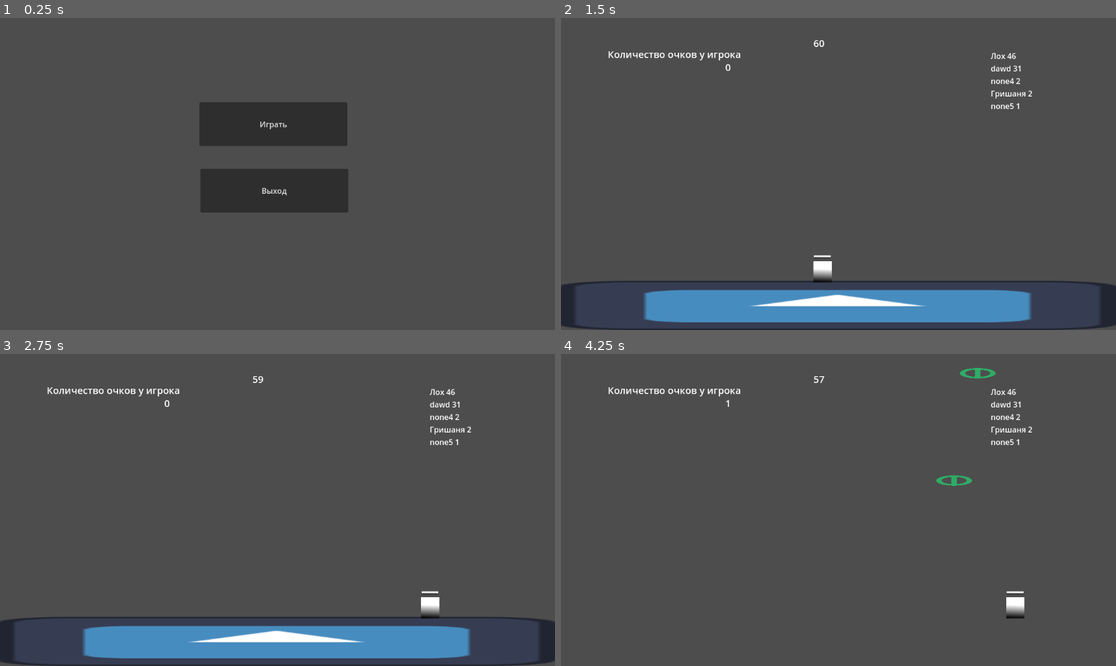
Above: before the commit, frames 1-4 (two rows, left to right).
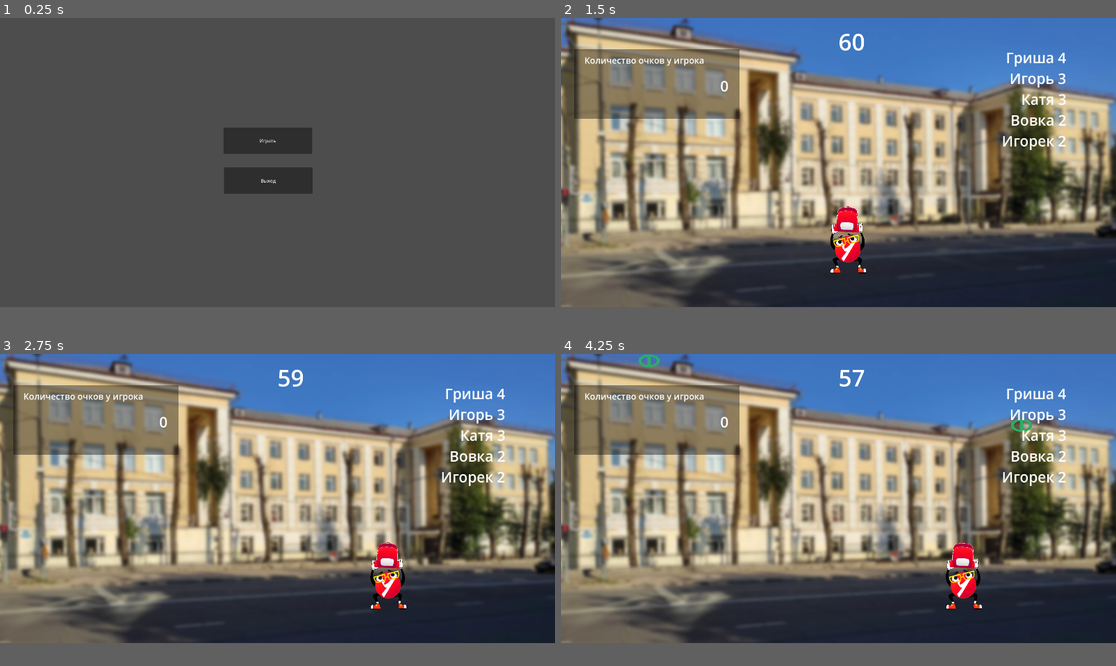
Above: after the commit, the same moments.

Repository: Grishanya030/Maslenitsa
Game: Godot game, scene res://mainMenu/menu.tscn
Two runs of this game, one before a commit and one after it. Both use one fixed random seed, a clock stepped at 60 frames per second and the inputs below. The engine's default icon, where the game draws it, is replaced by a stand-in: a white triangle on a blue panel in a dark square.
Inputs:
- Up to frame 1 (0.25 s): no input
- Up to frame 2 (1.5 s): click "Играть" at 0.5 s; click "Продолжить" at 1.25 s
- Up to frame 3 (2.75 s): tap Enter (ui_accept) at 2, 2.27 s; hold D (right) from 2.03 s (still down)
- Up to frame 4 (4.25 s): tap Enter (ui_accept) at 3.02 s; release D (right) at 3.53 s; hold A (left) from 3.53 s (still down)
In our replay, the window is 799x449 before the commit and 799x416 after it. These sizes can differ from the game's own. Grey fills any space a smaller window leaves; there, only what the larger window draws over its background counts as a difference.

The runs differ from the first frame. In frame 1, 5.7% of the frame differs, in the area x 35-63%, y 26-63%; in frame 2, 89%; in frame 3, 89%, in the area x 0-100%, y 0-100%; in frame 4, 85%.

Commit message:
Чзх оно доделано?

Diff:
--- a/Game/blin.tscn
+++ b/Game/blin.tscn
@@ -15,6 +15,6 @@
 shape = SubResource("RectangleShape2D_tsm3f")
 
 [node name="Sprite2D" type="Sprite2D" parent="CharacterBody2D/CollisionShape2D"]
-position = Vector2(-4.17233e-06, -9.53674e-07)
-scale = Vector2(0.104, 0.03)
+position = Vector2(-4.17233e-06, -16)
+scale = Vector2(0.104, 0.062)
 texture = ExtResource("1_cpl2d")
--- a/Game/game.gd
+++ b/Game/game.gd
@@ -20,7 +20,7 @@
 
 func blin_spawn():
 	var blin = blin_pre.instantiate()
-	blin.position= Vector2(randi_range(100,1100), -500)
+	blin.position= Vector2(randi_range(100,1800), -500)
 	$Blins.add_child(blin)
 	pass
 
--- a/Game/game.tscn
+++ b/Game/game.tscn
@@ -1,32 +1,29 @@
-[gd_scene load_steps=5 format=3 uid="uid://bly424r1gow3v"]
+[gd_scene load_steps=6 format=3 uid="uid://bly424r1gow3v"]
 
 [ext_resource type="Script" path="res://Game/game.gd" id="1_q37rp"]
-[ext_resource type="Texture2D" uid="uid://mru0mip6bpsh" path="res://icon.svg" id="1_sxs58"]
+[ext_resource type="Texture2D" uid="uid://dsx35xyrckbgn" path="res://Game/XXXL копия.png" id="2_60hb6"]
 [ext_resource type="PackedScene" uid="uid://dr6jrpcih1syt" path="res://Game/main_hero.tscn" id="2_onqwi"]
 
-[sub_resource type="RectangleShape2D" id="RectangleShape2D_eax3r"]
-size = Vector2(104, 130)
+[sub_resource type="Gradient" id="Gradient_oadjd"]
+colors = PackedColorArray(0, 0, 0, 0.392157, 0, 0, 0, 0.392157)
+
+[sub_resource type="GradientTexture1D" id="GradientTexture1D_dqueu"]
+gradient = SubResource("Gradient_oadjd")
 
 [node name="game" type="Node2D"]
 script = ExtResource("1_q37rp")
 
 [node name="Floor" type="StaticBody2D" parent="."]
 
-[node name="CollisionShape2D2" type="CollisionShape2D" parent="Floor"]
-position = Vector2(-57, 496)
-shape = SubResource("RectangleShape2D_eax3r")
-
-[node name="CollisionShape2D3" type="CollisionShape2D" parent="Floor"]
-position = Vector2(1208, 500)
-shape = SubResource("RectangleShape2D_eax3r")
-
 [node name="Sprite2D" type="Sprite2D" parent="Floor"]
-position = Vector2(574, 597)
-scale = Vector2(9.07813, 0.796875)
-texture = ExtResource("1_sxs58")
+z_index = -1
+position = Vector2(975, 428)
+scale = Vector2(1.55586, 1.50996)
+texture = ExtResource("2_60hb6")
 
 [node name="MainHero" parent="." instance=ExtResource("2_onqwi")]
-position = Vector2(543, 530)
+position = Vector2(990, 887)
+scale = Vector2(4, 4)
 
 [node name="Blins" type="Node" parent="."]
 
@@ -36,48 +33,61 @@
 
 [node name="Texts" type="Node" parent="."]
 
-[node name="points" type="Label" parent="Texts"]
-offset_left = 341.0
-offset_top = 88.0
-offset_right = 397.0
-offset_bottom = 116.0
-theme_override_font_sizes/font_size = 20
-text = "0"
-
-[node name="text2" type="Label" parent="Texts"]
-offset_left = 97.0
-offset_top = 61.0
-offset_right = 392.0
-offset_bottom = 89.0
-theme_override_font_sizes/font_size = 20
+[node name="Очки у игрока" type="Label" parent="Texts"]
+z_index = 1
+offset_left = 81.0
+offset_top = 125.0
+offset_right = 666.0
+offset_bottom = 235.0
+theme_override_font_sizes/font_size = 30
 text = "Количество очков у игрока
 "
 
+[node name="points" type="Label" parent="Texts"]
+z_index = 1
+offset_left = 551.0
+offset_top = 200.0
+offset_right = 607.0
+offset_bottom = 310.0
+theme_override_font_sizes/font_size = 50
+text = "0"
+
 [node name="text" type="Label" parent="Texts"]
-offset_left = 97.0
-offset_top = 90.0
-offset_right = 311.0
-offset_bottom = 118.0
-theme_override_font_sizes/font_size = 20
+z_index = 1
+offset_left = 93.0
+offset_top = 200.0
+offset_right = 350.0
+offset_bottom = 310.0
+theme_override_font_sizes/font_size = 50
 text = "."
 
 [node name="Leaders" type="Label" parent="Texts"]
-offset_left = 892.0
-offset_top = 67.0
-offset_right = 1100.0
-offset_bottom = 90.0
+z_index = 1
+offset_left = 1525.0
+offset_top = 102.0
+offset_right = 1733.0
+offset_bottom = 212.0
+theme_override_font_sizes/font_size = 50
+horizontal_alignment = 2
 
 [node name="Time" type="Label" parent="Texts"]
-offset_left = 524.0
-offset_top = 38.0
-offset_right = 556.0
-offset_bottom = 86.0
-theme_override_font_sizes/font_size = 20
+z_index = 1
+offset_left = 960.0
+offset_top = 26.0
+offset_right = 992.0
+offset_bottom = 74.0
+theme_override_font_sizes/font_size = 80
 text = "60"
+horizontal_alignment = 1
 
 [node name="GameEnd" type="Timer" parent="."]
 wait_time = 60.0
 autostart = true
 
+[node name="Sprite2D" type="Sprite2D" parent="."]
+position = Vector2(331.125, 228)
+scale = Vector2(2.2334, 240.75)
+texture = SubResource("GradientTexture1D_dqueu")
+
 [connection signal="timeout" from="Blins/BlinTimer" to="." method="_on_blin_timer_timeout"]
 [connection signal="timeout" from="GameEnd" to="." method="_on_game_end_timeout"]
--- a/Game/main_hero.tscn
+++ b/Game/main_hero.tscn
@@ -1,6 +1,7 @@
-[gd_scene load_steps=5 format=3 uid="uid://dr6jrpcih1syt"]
+[gd_scene load_steps=6 format=3 uid="uid://dr6jrpcih1syt"]
 
 [ext_resource type="Script" path="res://Game/MainHeroBody2D.gd" id="1_d3n7m"]
+[ext_resource type="Texture2D" uid="uid://842xa7w1m1cc" path="res://Game/uch.png" id="2_dk4lt"]
 
 [sub_resource type="RectangleShape2D" id="RectangleShape2D_tt7u3"]
 size = Vector2(38, 8.5)
@@ -24,11 +25,12 @@
 shape = SubResource("RectangleShape2D_tt7u3")
 
 [node name="MainHeroSprite2D" type="Sprite2D" parent="MainHeroBody2D/Area2D/CollisionShape2D"]
+visible = false
 position = Vector2(-0.499998, 0.5)
 scale = Vector2(0.546875, 0.0976563)
 texture = SubResource("GradientTexture2D_5gfve")
 
-[node name="MainHeroSprite2D" type="Sprite2D" parent="MainHeroBody2D"]
-position = Vector2(3.8147e-06, -3)
-scale = Vector2(0.59375, 0.6875)
-texture = SubResource("GradientTexture2D_5gfve")
+[node name="Sprite2D" type="Sprite2D" parent="MainHeroBody2D"]
+position = Vector2(1, -30)
+scale = Vector2(0.0703125, 0.0703125)
+texture = ExtResource("2_dk4lt")
--- a/mainMenu/finish.tscn
+++ b/mainMenu/finish.tscn
@@ -6,40 +6,40 @@
 script = ExtResource("1_h374q")
 
 [node name="Label" type="Label" parent="."]
-offset_left = 394.0
-offset_top = 188.0
-offset_right = 569.0
-offset_bottom = 218.0
+offset_left = 803.0
+offset_top = 391.0
+offset_right = 978.0
+offset_bottom = 421.0
 theme_override_font_sizes/font_size = 20
 text = "Спасибо за игру,"
 
 [node name="name" type="Label" parent="."]
-offset_left = 568.0
-offset_top = 189.0
-offset_right = 660.0
-offset_bottom = 217.0
+offset_left = 977.0
+offset_top = 392.0
+offset_right = 1069.0
+offset_bottom = 420.0
 theme_override_font_sizes/font_size = 20
 text = "Гришаня"
 
 [node name="Finish" type="Button" parent="."]
-offset_left = 374.0
-offset_top = 236.0
-offset_right = 688.0
-offset_bottom = 286.0
+offset_left = 783.0
+offset_top = 439.0
+offset_right = 1097.0
+offset_bottom = 489.0
 text = "Заново"
 
 [node name="Очки" type="Label" parent="."]
-offset_left = 545.0
-offset_top = 305.0
-offset_right = 585.0
-offset_bottom = 328.0
+offset_left = 954.0
+offset_top = 508.0
+offset_right = 994.0
+offset_bottom = 531.0
 text = "20"
 
 [node name="Label2" type="Label" parent="."]
-offset_left = 414.0
-offset_top = 301.0
-offset_right = 633.0
-offset_bottom = 329.0
+offset_left = 823.0
+offset_top = 504.0
+offset_right = 1042.0
+offset_bottom = 532.0
 theme_override_font_sizes/font_size = 20
 text = "Вы набрали       очков"
 
--- a/mainMenu/menu.tscn
+++ b/mainMenu/menu.tscn
@@ -6,17 +6,17 @@
 script = ExtResource("1_xmtmo")
 
 [node name="start" type="Button" parent="."]
-offset_left = 414.0
-offset_top = 175.0
-offset_right = 721.0
-offset_bottom = 266.0
+offset_left = 773.0
+offset_top = 379.0
+offset_right = 1080.0
+offset_bottom = 470.0
 text = "Играть"
 
 [node name="exit" type="Button" parent="."]
-offset_left = 416.0
-offset_top = 313.0
-offset_right = 723.0
-offset_bottom = 404.0
+offset_left = 775.0
+offset_top = 517.0
+offset_right = 1082.0
+offset_bottom = 608.0
 text = "Выход"
 
 [connection signal="pressed" from="start" to="." method="_on_start_pressed"]
--- a/mainMenu/name.tscn
+++ b/mainMenu/name.tscn
@@ -3,6 +3,7 @@
 [ext_resource type="Script" path="res://mainMenu/name.gd" id="1_ou53i"]
 
 [node name="Name" type="Node2D"]
+position = Vector2(528, 211)
 script = ExtResource("1_ou53i")
 
 [node name="TextEdit" type="TextEdit" parent="."]
@@ -10,6 +11,7 @@
 offset_top = 186.0
 offset_right = 600.0
 offset_bottom = 244.0
+metadata/_edit_use_anchors_ = true
 
 [node name="Label" type="Label" parent="."]
 offset_left = 258.0
@@ -18,6 +20,7 @@
 offset_bottom = 182.0
 text = "Введите имя:"
 horizontal_alignment = 1
+metadata/_edit_use_anchors_ = true
 
 [node name="Button" type="Button" parent="."]
 offset_left = 253.0
@@ -25,5 +28,6 @@
 offset_right = 599.0
 offset_bottom = 307.0
 text = "Продолжить"
+metadata/_edit_use_anchors_ = true
 
 [connection signal="pressed" from="Button" to="." method="_on_button_pressed"]
--- a/project.godot
+++ b/project.godot
@@ -19,6 +19,11 @@
 
 Global="*res://global.gd"
 
+[display]
+
+window/size/viewport_width=1920
+window/size/viewport_height=1000
+
 [input]
 
 left={
Binary file added: Game/XXXL копия.png
Not shown, added: Game/XXXL копия.png.import
Not shown, changed: Game/leaderboard.txt
Binary file added: Game/uch.png
Not shown, added: Game/uch.png.import
Not shown, added: export_presets.cfg
Not shown, added: IgroFabrika.exe
